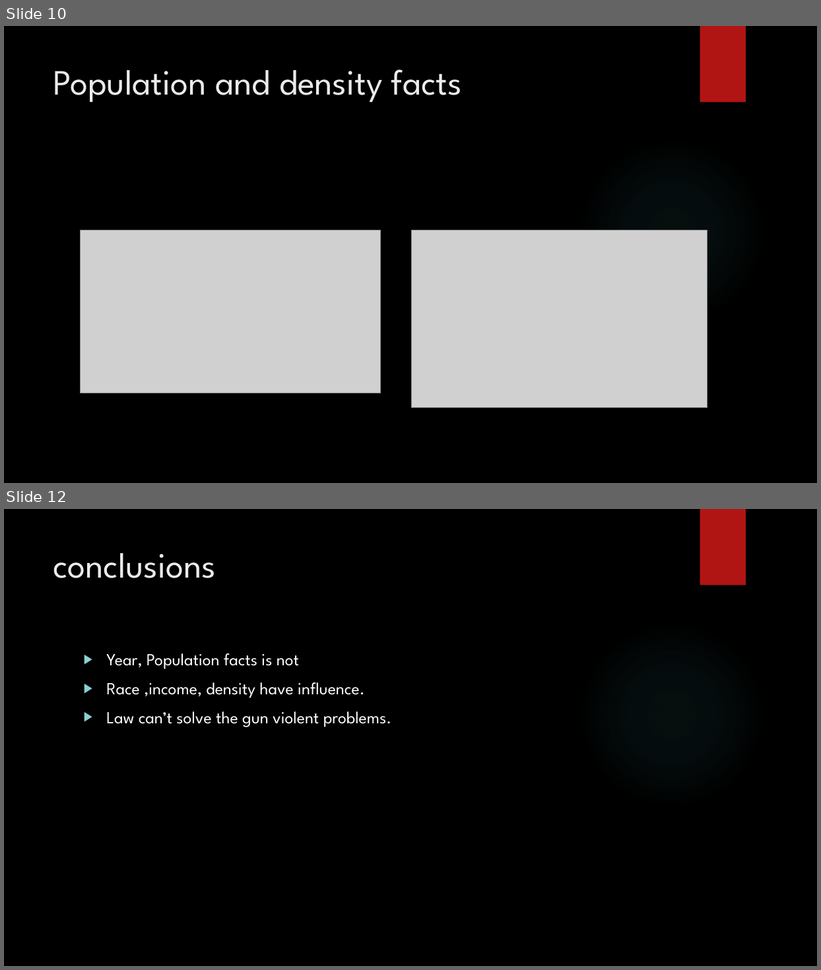
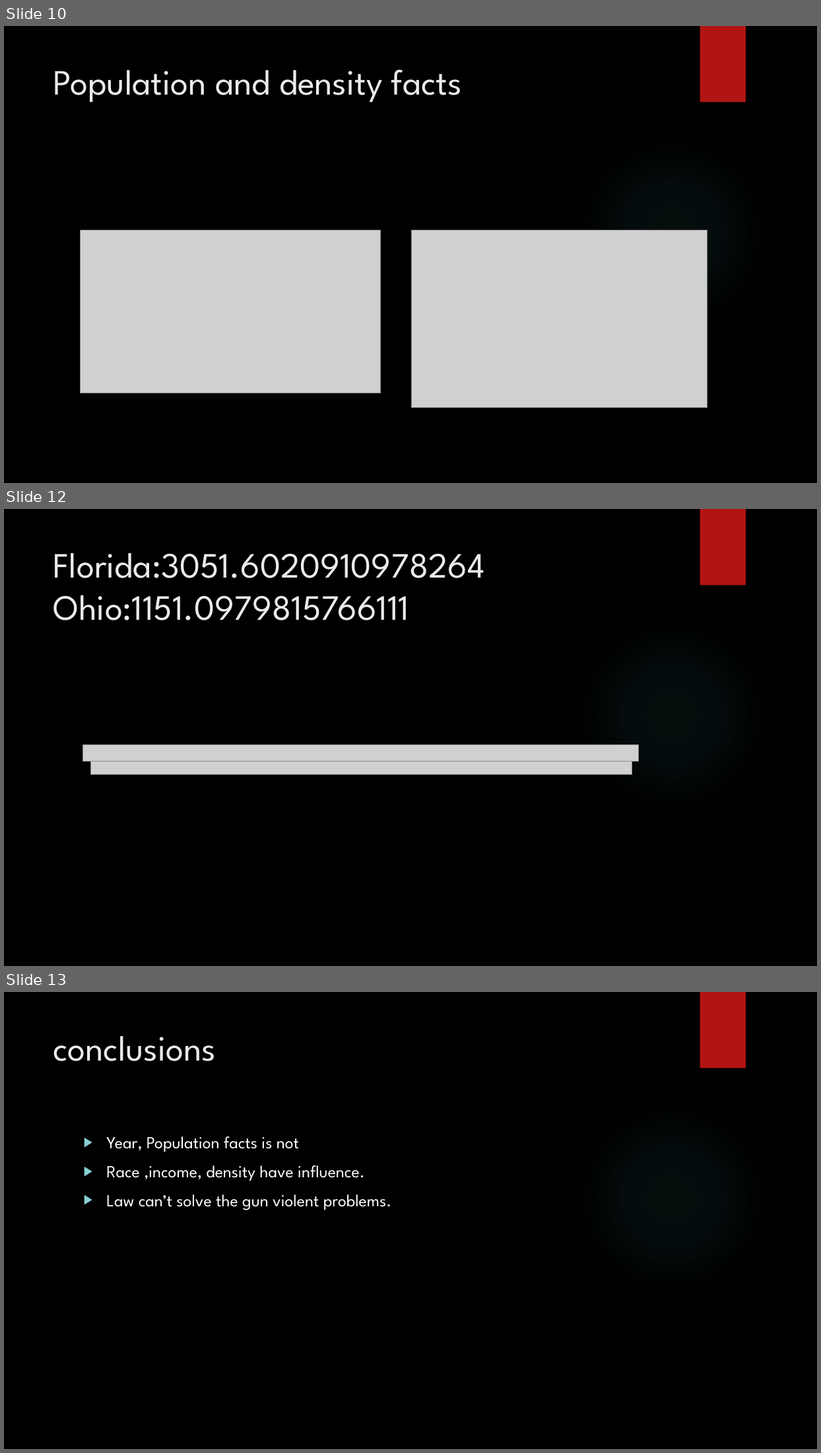
Before and after one commit to YihangSun123/AIM-5001, a slide deck: AIM-5001/Yihang Sun final project.pptx. Shown one above the other, each under a label of ours: slides 10 and 12 before the commit, slides 10, 12 and 13 after it; the slides between them are not shown. The pictures are 821x970 and 821x1453 pixels, drawn with LibreOffice and Linux fonts; fonts in the diff are those of the drawing; grey boxes stand for pictures; background and template pictures are left out. Boxes give left, top, right and bottom in pixels: in the first picture for what was removed or moved away, otherwise in the second. Text is boxed around its words. In the diff, an @@ line names an element or a change of style, - is before the commit and + after.

```diff
--- a/AIM-5001/Yihang Sun final project.pptx
+++ b/AIM-5001/Yihang Sun final project.pptx
@@ slide 12 added at <box>4,509,817,966</box>, background picture (left out); not listed: 2 template elements that a slide beside it also shows @@
@@ title added at <box>54,553,485,621</box>, 42 pt, text #EBEBEB @@
+Florida:3051.6020910978264
+Ohio:1151.0979815766111
@@ picture added at <box>83,745,639,761</box> @@
@@ picture added at <box>90,762,632,775</box> @@
@@ what was slide 12 is now slide 13 @@
```
Also in this commit, not shown: 1 slide changed.
